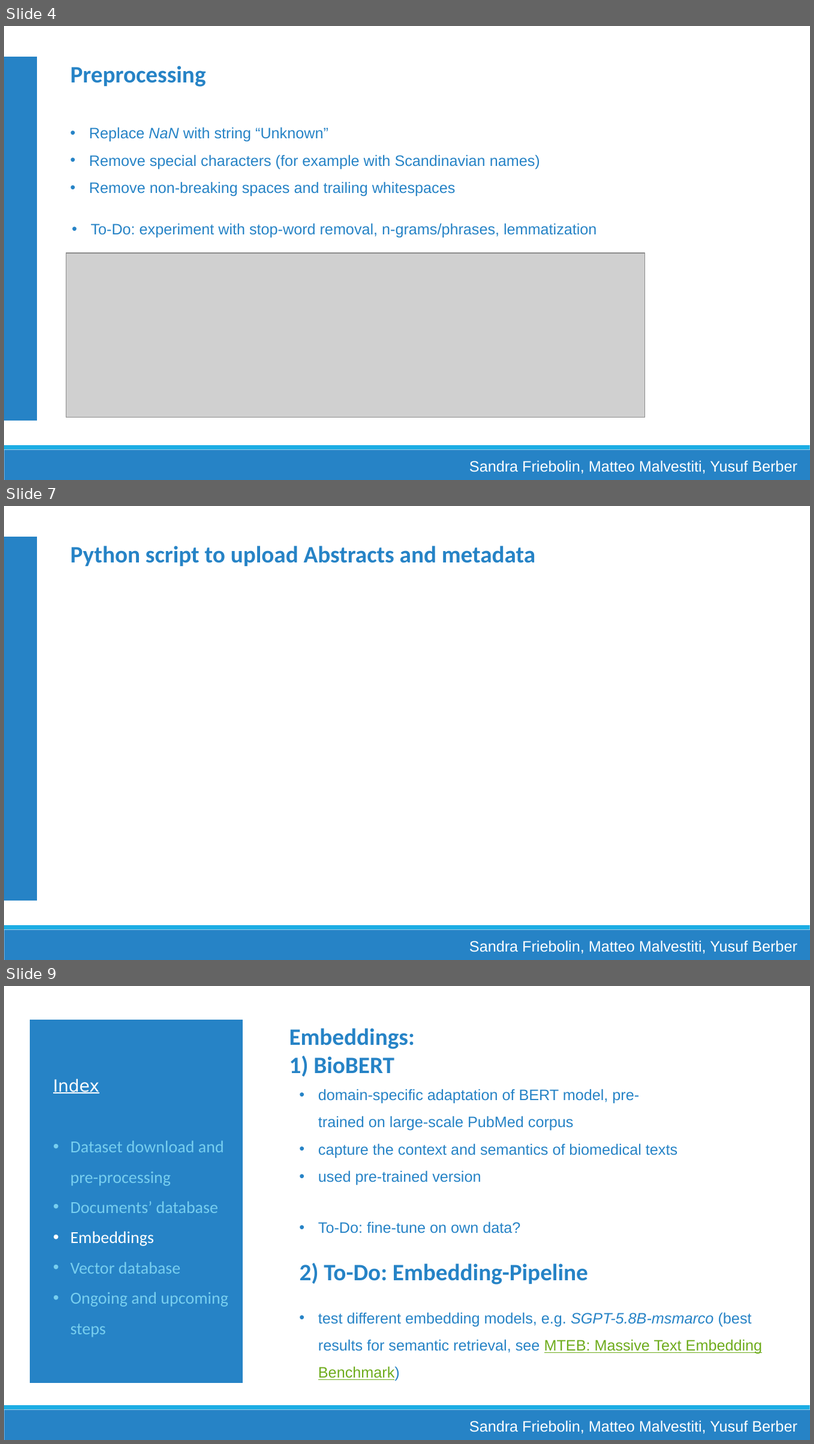
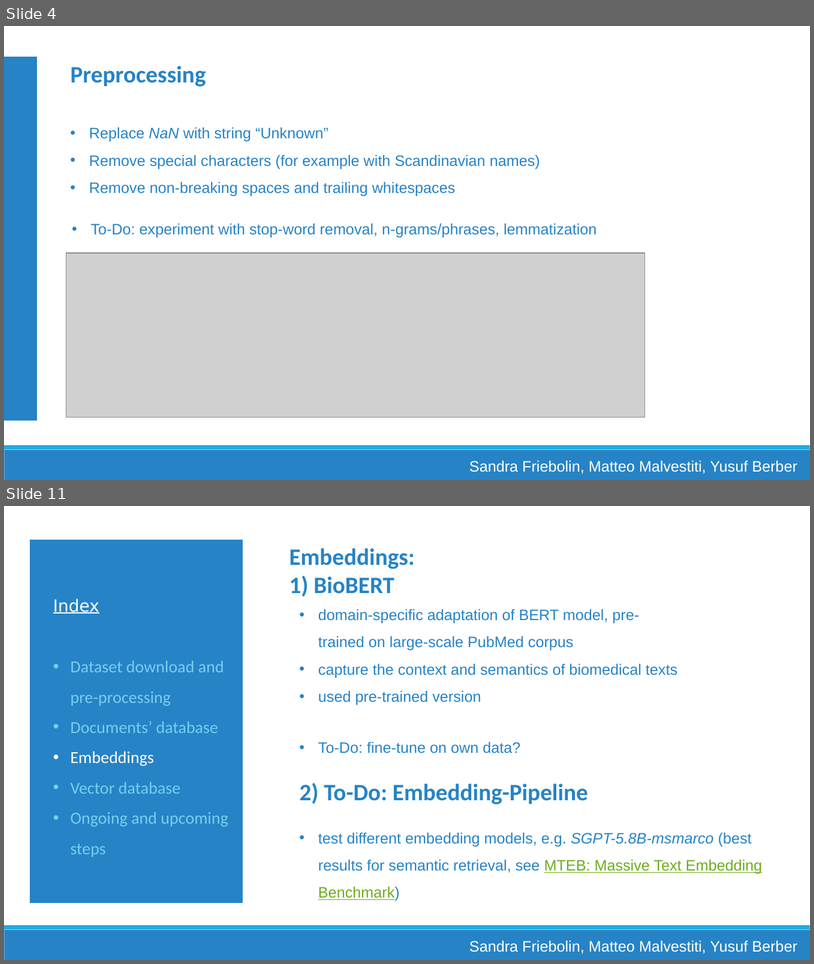
Before and after one commit to Matteo-Malve/RAGMedAssist-INLPT-WS2023, a slide deck: project/docs/Milestone-meeting_slides.pptx. Shown one above the other, each under a label of ours: slides 4, 7 and 9 before the commit, slides 4 and 11 after it; the slides between them are not shown. The pictures are 814x1444 and 814x964 pixels, drawn with LibreOffice and Linux fonts; fonts in the diff are those of the drawing; grey boxes stand for pictures. Boxes give left, top, right and bottom in pixels: in the first picture for what was removed or moved away, otherwise in the second. Text is boxed around its words. In the diff, an @@ line names an element or a change of style, - is before the commit and + after.

```diff
--- a/project/docs/Milestone-meeting_slides.pptx
+++ b/project/docs/Milestone-meeting_slides.pptx
@@ slide 7 removed at (4, 506, 810, 960), background #FFFFFF; not listed: 2 template elements that a slide beside it also shows @@
@@ rectangle removed at (4, 536, 37, 901) @@
@@ text removed at (71, 546, 536, 566) @@
-Python script to upload Abstracts and metadata
@@ text removed at (470, 940, 798, 954) @@
-Sandra Friebolin, Matteo Malvestiti, Yusuf Berber
@@ what was slide 9 is now slide 11 @@
```
Also in this commit, not shown: 3 slides changed, 3 slides added.
